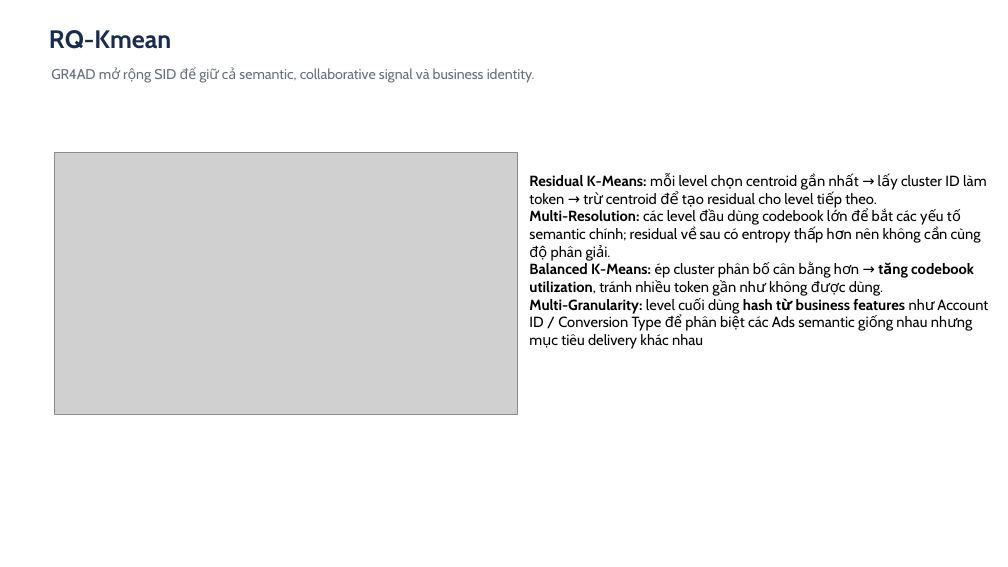
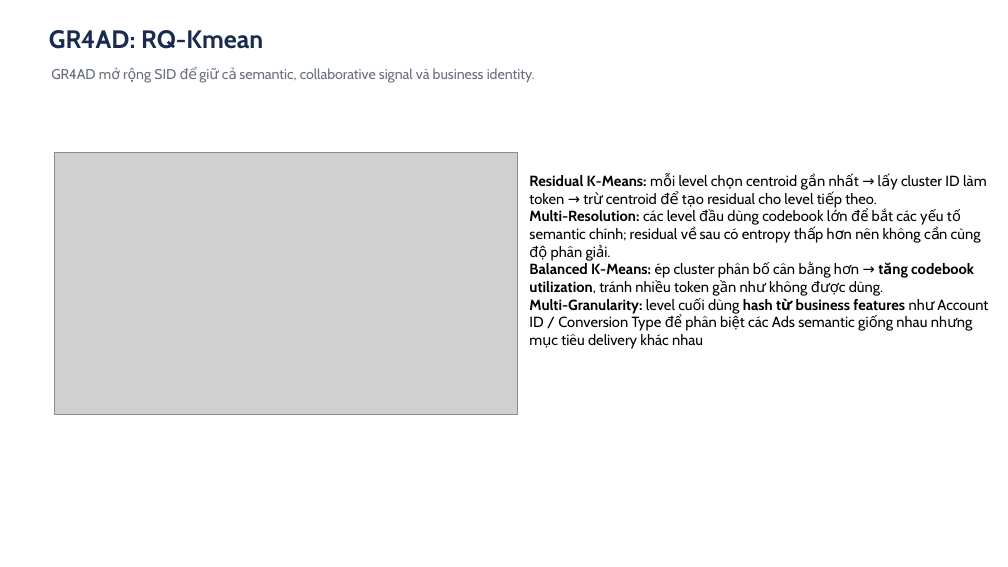
Before and after one commit to nam-htran/VSF-MiniApp-Ecommerce, a slide deck: slide 14 of docs/present/Slide.pptx (slide 8 before the commit). Drawn at 1008x567 pixels with LibreOffice and Linux fonts; fonts in the diff are those of the drawing; grey boxes stand for pictures. Boxes give left, top, right and bottom in pixels: in the first picture for what was removed or moved away, otherwise in the second. Text is boxed around its words. In the diff, an @@ line names an element or a change of style, - is before the commit and + after.

```diff
--- a/docs/present/Slide.pptx
+++ b/docs/present/Slide.pptx
@@ text at bbox=[49, 30, 263, 49]: text changed @@
-RQ-Kmean
+GR4AD: RQ-Kmean
```
Also in this commit, not shown: 7 other slides changed, 8 slides added, 2 slides removed, 6 other files.
